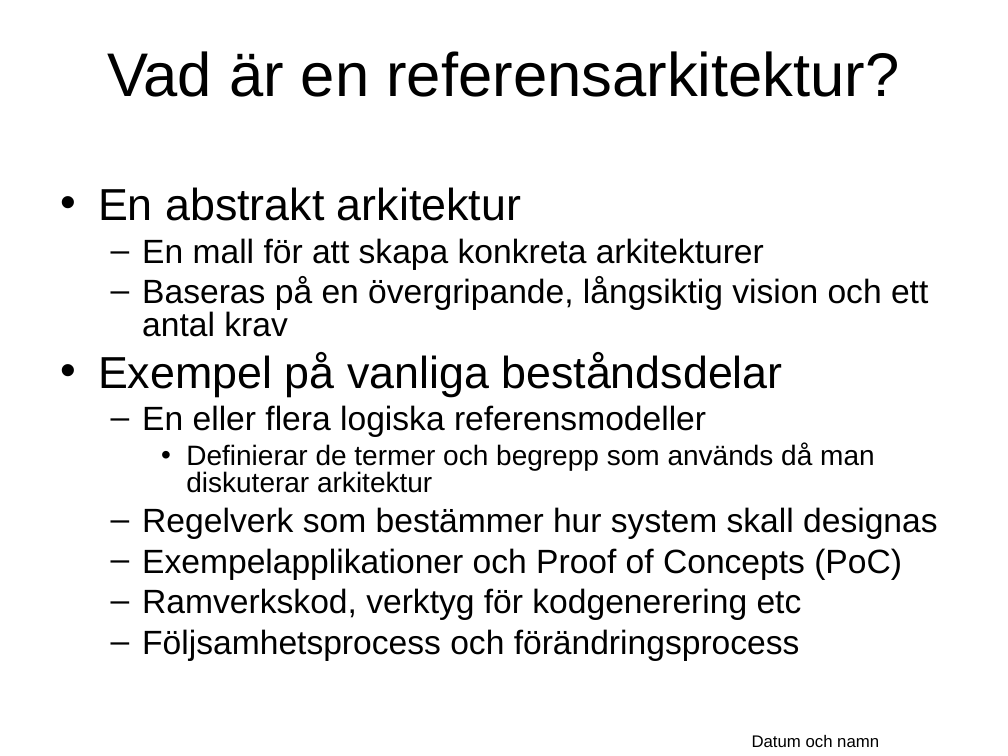
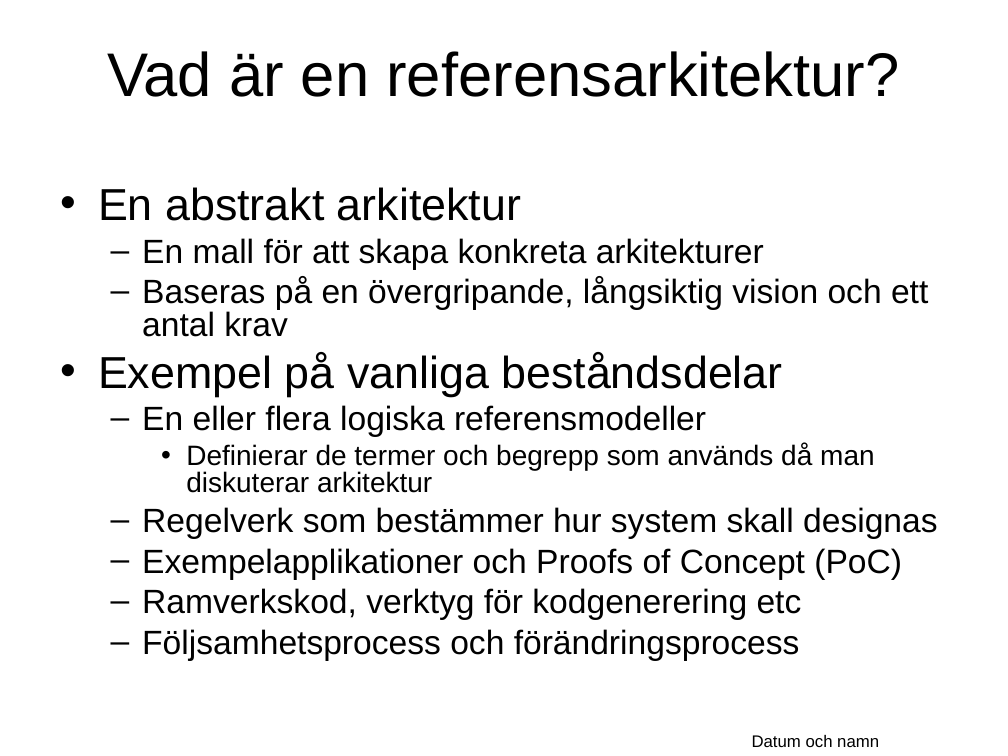
Before and after one commit to Vastra-Gotalandsregionen/oppna-program-hsatools, a slide deck: slide 4 of reference-architecture/Introduktion/Referensarkitektur_oversikt.ppt. Drawn at 1008x756 pixels with LibreOffice and Linux fonts; fonts in the diff are those of the drawing; background and template pictures are left out. Boxes give left, top, right and bottom in pixels: in the first picture for what was removed or moved away, otherwise in the second. Text is boxed around its words. In the diff, an @@ line names an element or a change of style, - is before the commit and + after.

```diff
--- a/reference-architecture/Introduktion/Referensarkitektur_oversikt.ppt
+++ b/reference-architecture/Introduktion/Referensarkitektur_oversikt.ppt
@@ text at (142,548,902,580): text changed @@
-  – Exempelapplikationer och Proof of Concepts (PoC)
+  – Exempelapplikationer och Proofs of Concept (PoC)
```
Also in this commit, not shown: 2 other slides changed, 1 other file.
